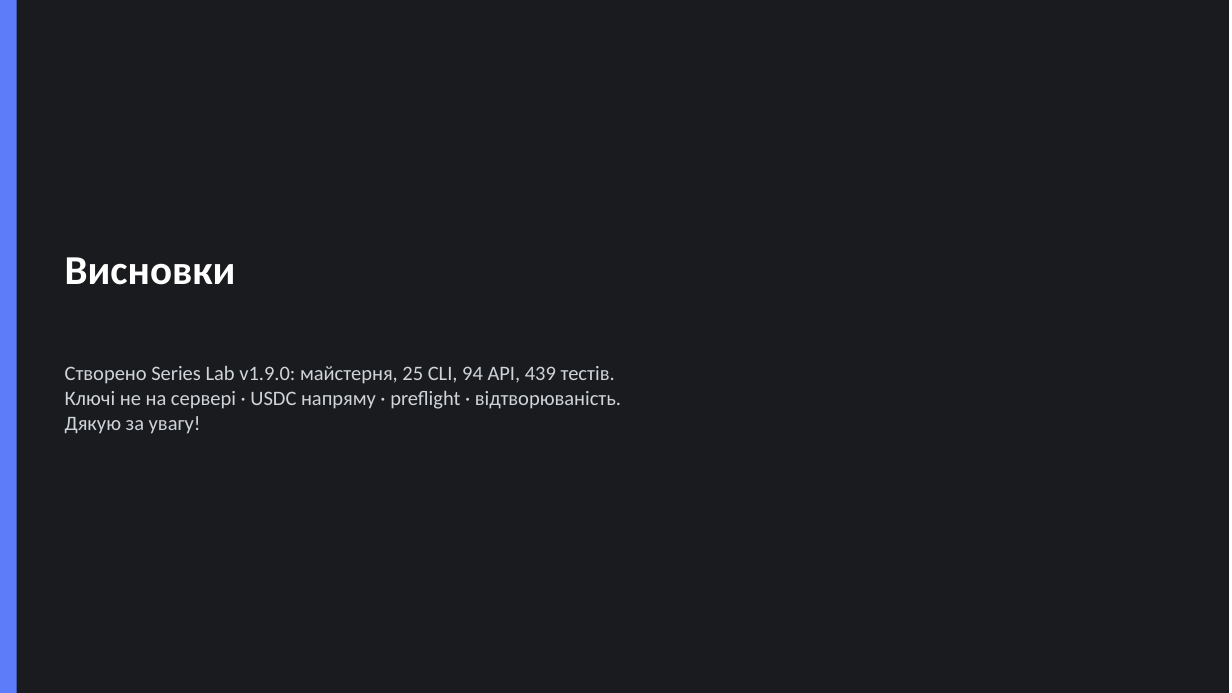
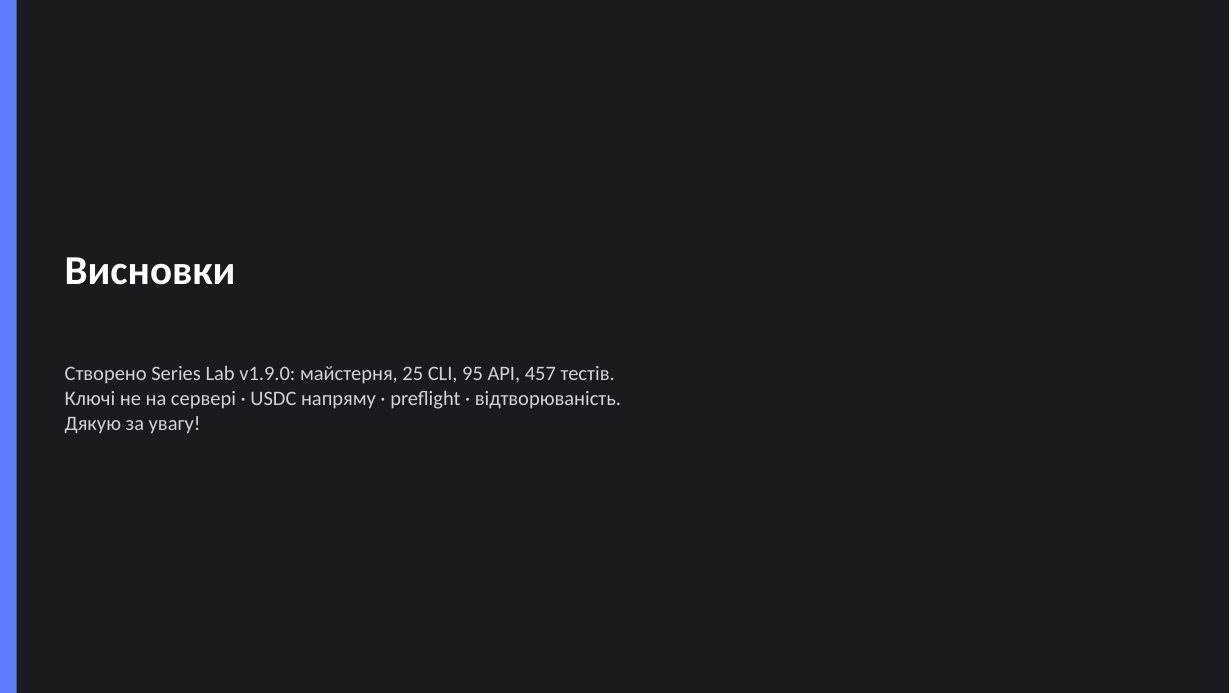
Before and after one commit to ech2corrosionrrd/series-studio, a slide deck: slide 14 of diploma/Dyplom_Series_Lab_Zahyst.pptx. Drawn at 1232x693 pixels with LibreOffice and Linux fonts; fonts in the diff are those of the drawing. Boxes give left, top, right and bottom in pixels: in the first picture for what was removed or moved away, otherwise in the second. Text is boxed around its words. In the diff, an @@ line names an element or a change of style, - is before the commit and + after.

```diff
--- a/diploma/Dyplom_Series_Lab_Zahyst.pptx
+++ b/diploma/Dyplom_Series_Lab_Zahyst.pptx
@@ text at <box>65,365,615,384</box>: text changed @@
-Створено Series Lab v1.9.0: майстерня, 25 CLI, 94 API, 439 тестів.
+Створено Series Lab v1.9.0: майстерня, 25 CLI, 95 API, 457 тестів.
```
Also in this commit, not shown: 1 other slide changed, 29 other files.
